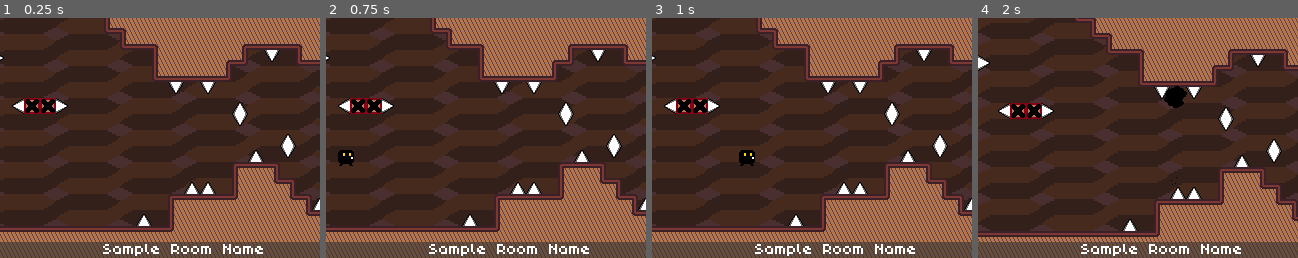
Above: before the commit, frames 1-4 (left to right).
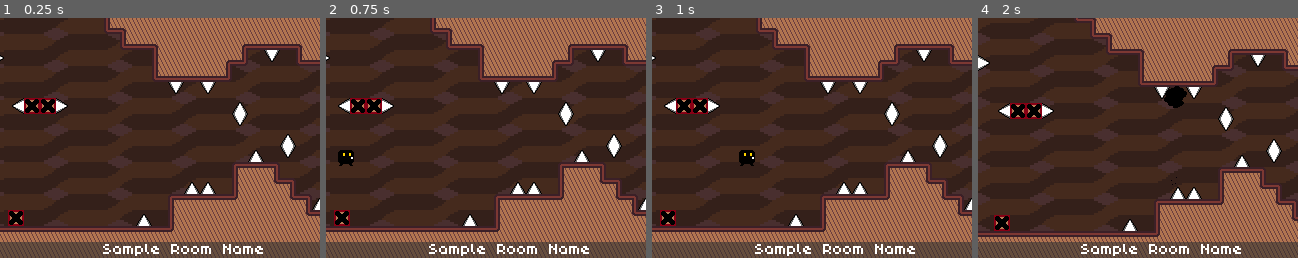
Above: after the commit, the same moments.

Repository: Team-Bunglon/phantom-striker
Game: Godot game, scene res://levels/level15.tscn
The game is run twice, just before and just after one commit, with the same random seed, the same clock (stepped at 60 frames per second) and the same inputs. This scene is started directly instead of the project's main scene.
Inputs:
- Up to frame 1 (0.25 s): no input
- Up to frame 2 (0.75 s): tap Enter at 0.5 s; hold D (move_right) from 0.53 s (still down); hold S (crouch) from 0.53 s (still down)
- Up to frame 3 (1 s): keep holding D (move_right); keep holding S (crouch); tap W (jump) at 0.77 s
- Up to frame 4 (2 s): release D (move_right) at 1.28 s; release S (crouch) at 1.28 s; hold K (strike_down) from 1.28 s (still down); tap S (crouch) at 1.35 s; tap W (jump) at 1.52 s
The pictures show only the part of the screen within x 21-71%, y 50-100%; the shares and areas given below are measured in that part.

The runs differ from the first frame. In frame 1, 0.3% of the frame differs, in the area x 2-8%, y 80-87%; in frame 2, 0.3%; in frame 3, 0.3%; in frame 4, 0.3%.
Error in both runs: Invalid operands 'float' and 'Vector2' in operator '+'. (res://objects/player.gd:155)

Commit message:
help: send troops plz

Diff:
--- a/levels/level15.tscn
+++ b/levels/level15.tscn
@@ -124,5 +124,8 @@
 [node name="DisintegratingPlatform13" parent="." instance=ExtResource("8_uxk08")]
 position = Vector2(616, 72)
 
+[node name="DisintegratingPlatform" parent="." instance=ExtResource("8_uxk08")]
+position = Vector2(152, 440)
+
 [connection signal="body_entered" from="KillZone" to="." method="_on_kill_zone_body_entered"]
 [connection signal="body_entered" from="WinZone" to="." method="_on_win_zone_body_entered"]
--- a/objects/disintegratingplatform.gd
+++ b/objects/disintegratingplatform.gd
@@ -1,4 +1,6 @@
 extends StaticBody2D
+
+var isTouched = false
 
 func _ready():
 	set_process(false)
@@ -7,24 +9,34 @@
 	$AnimationPlayer.play("disintegrate")
 
 func _on_area_2d_body_entered(body):
-	if body.name == "Player":
+	# first time entry
+	print($Timer.get_time_left())
+	print(isTouched)
+	if body.name == "Player" and isTouched == false:
 		set_process(true)
 		$Timer.start(1)
+	if body.name == "Player" and isTouched:
+		set_process(true)
+		$Timer.start($Timer.get_time_left())
 
 func _on_area_2d_body_exited(body):
 	if body.name == "Player":
-		$Timer.stop()
-		$AnimationPlayer.stop()
+		isTouched = true
+		$RespawnTimer.start(5)
+		$Timer.set_paused(true)
+		$AnimationPlayer.pause()
 		set_process(false)
 
 func _on_timer_timeout():
 	#queue_free()
+	isTouched = false
 	$CollisionShape2D.disabled = true
 	$Sprite2D.visible = false
 	$LastFrame.visible = true
 	$RespawnTimer.start(5)
 
 func _on_respawn_timer_timeout():
+	isTouched = false
 	$CollisionShape2D.disabled = false
 	$Sprite2D.visible = true
 	$LastFrame.visible = false
--- a/objects/player.gd
+++ b/objects/player.gd
@@ -113,7 +113,7 @@
 	var acceleration_current: float = acceleration * (Global.gamespeed / 100.0)
 	var air_friction_current: float = air_friction * (Global.gamespeed / 100.0)
 	var floor_friction_current: float = floor_friction * (Global.gamespeed / 100.0)
-	print("normal vs speed: " + str(air_friction) + " " + str(air_friction_current))
+	#print("normal vs speed: " + str(air_friction) + " " + str(air_friction_current))
 
 	var direction = Input.get_axis("move_left", "move_right") if can_move else 0.0
 	#print("launch speed: " + str(launch_x))
